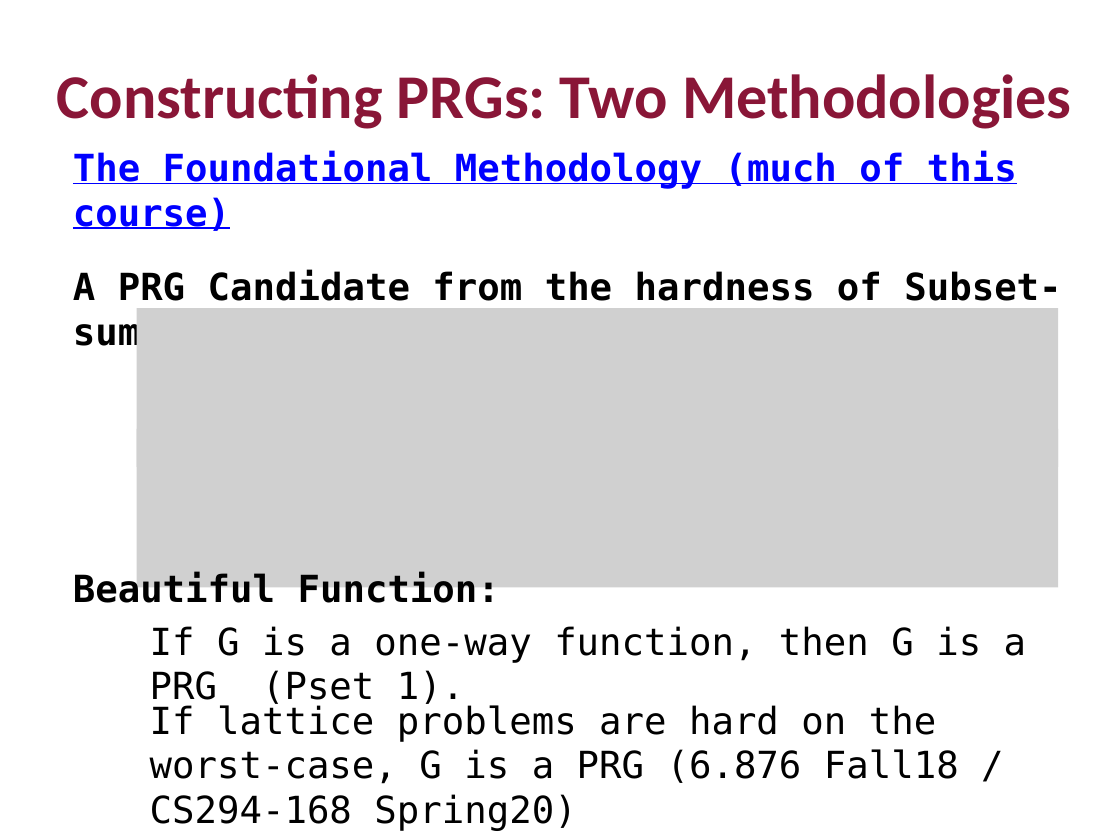
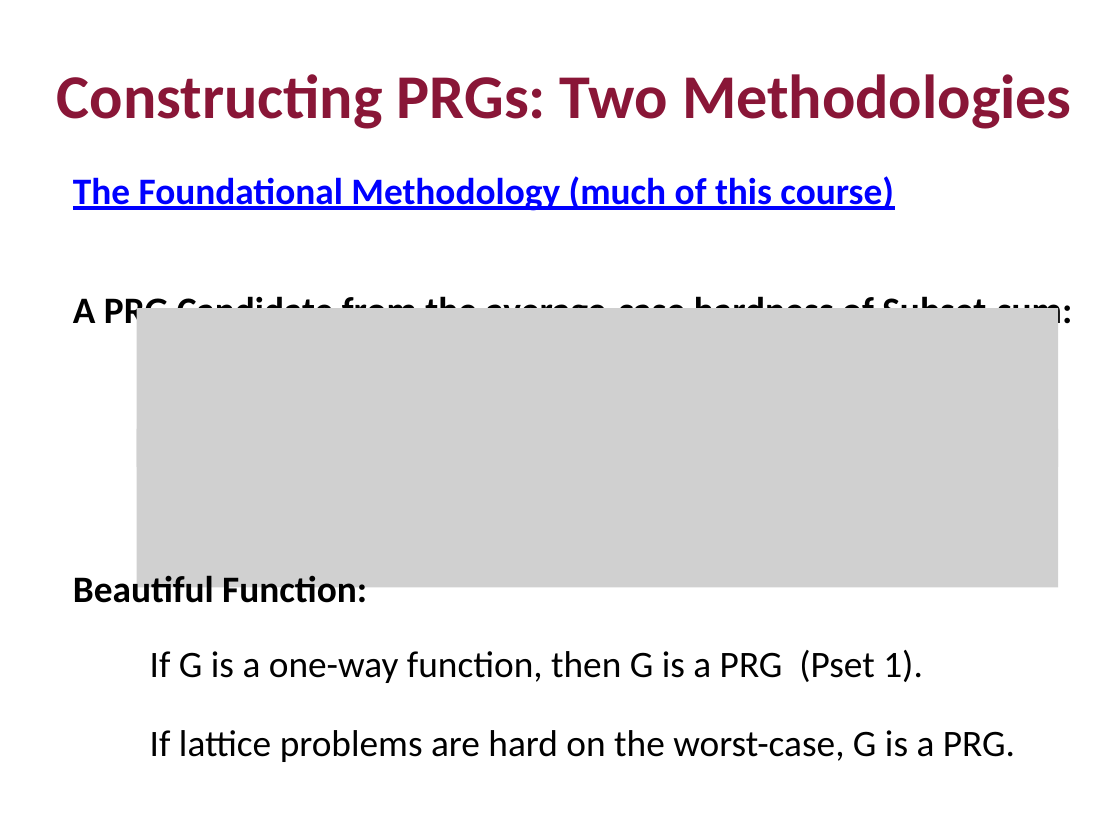
Before and after one commit to mit6875/mit6875.github.io, a slide deck: slide 34 of SLIDES/lec2.pptx (slide 27 before the commit). Drawn at 1120x840 pixels with LibreOffice and Linux fonts; fonts in the diff are those of the drawing; grey boxes stand for pictures. Boxes give left, top, right and bottom in pixels: in the first picture for what was removed or moved away, otherwise in the second. Text is boxed around its words. In the diff, an @@ line names an element or a change of style, - is before the commit and + after.

```diff
--- a/SLIDES/lec2.pptx
+++ b/SLIDES/lec2.pptx
@@ text at (73, 292, 1072, 333): text changed; font DejaVu Sans Mono to Calibri @@
-A PRG Candidate from the hardness of Subset-sum:
+A PRG Candidate from the average-case hardness of Subset-sum:
@@ font DejaVu Sans Mono to Calibri in 3 elements at (73, 176, 894, 211), (73, 571, 367, 612), (150, 650, 923, 683) @@
@@ text at (150, 730, 1015, 762): text changed; font DejaVu Sans Mono to Calibri @@
-If lattice problems are hard on the worst-case, G is a PRG (6.876 Fall18 / CS294-168 Spring20)
+If lattice problems are hard on the worst-case, G is a PRG.
```
Also in this commit, not shown: 18 other slides changed, 18 slides added, 11 slides removed, 1 other file.
